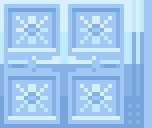
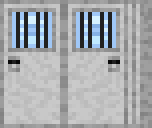
Two versions of the same layered image (152 x 128). Layer-by-layer changes:
added layer "conc eff" (overlay) above "concrete" over (0, 0, 152, 128)
added layer "concrete" above "ice" over (0, 0, 152, 128)
